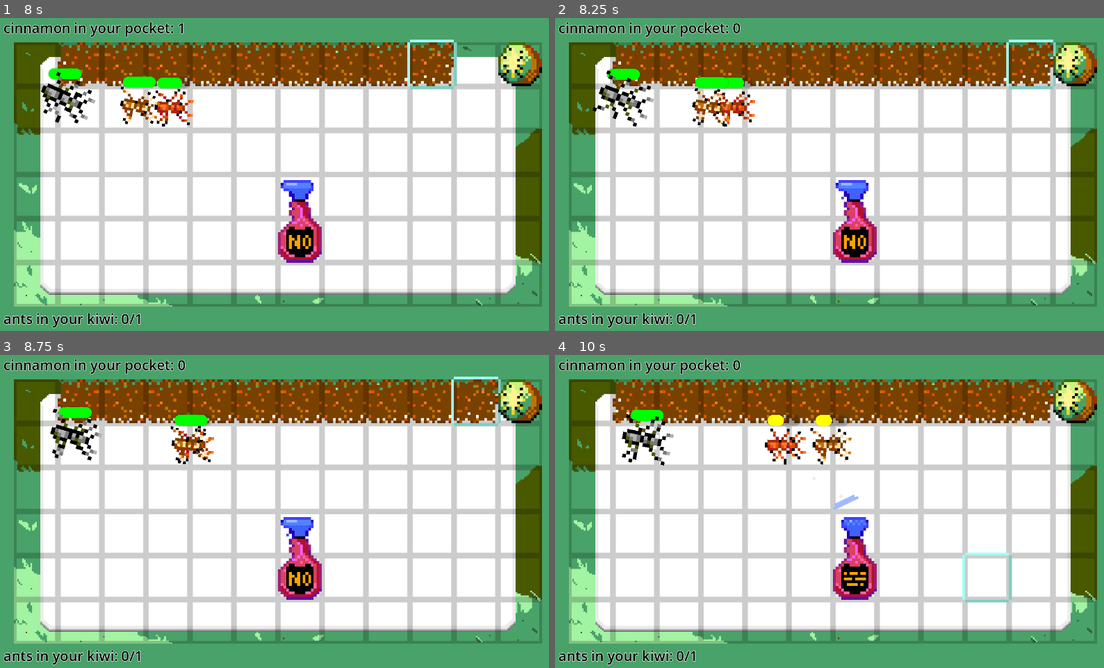
Above: before the commit, frames 1-4 (two rows, left to right).
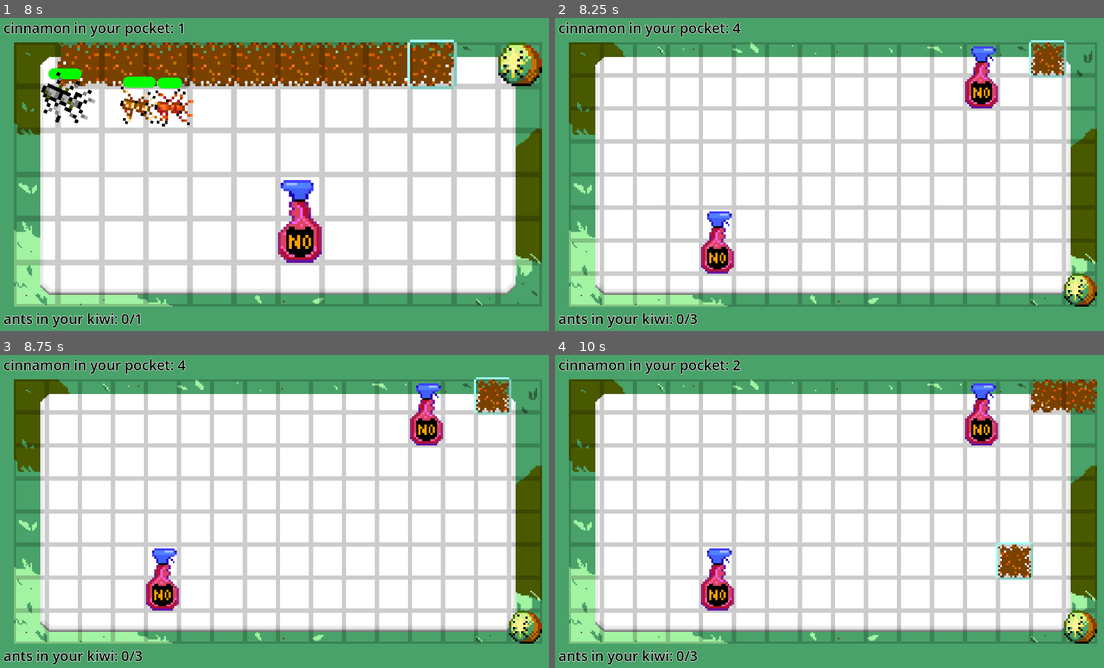
Above: after the commit, the same moments.

Repository: pmaitland/GGJ2026
Game: Godot game, scene res://scenes/main.tscn
The game is run twice, just before and just after one commit, with the same random seed, the same clock (stepped at 60 frames per second) and the same inputs.
Inputs (mouse positions are in pixels of both pictures, inside the frame that each line leads up to):
- Up to frame 1 (8 s): tap Enter at 0.5, 2 s; move the mouse to (38, 64) at 0.52 s; click (38, 64) at 0.67 s; tap Space at 1.25 s; move the mouse to (82, 64) at 1.27 s; click (82, 64) at 1.42 s; move the mouse to (126, 64) at 2.02 s; click (126, 64) at 2.17 s; move the mouse to (170, 64) at 2.77 s; click (170, 64) at 2.92 s; move the mouse to (214, 64) at 3.52 s; click (214, 64) at 3.67 s; move the mouse to (258, 64) at 4.27 s; click (258, 64) at 4.42 s; move the mouse to (301, 64) at 5.02 s; click (301, 64) at 5.17 s; move the mouse to (345, 64) at 5.77 s; click (345, 64) at 5.92 s; move the mouse to (389, 64) at 6.52 s; click (389, 64) at 6.67 s; move the mouse to (433, 64) at 7.27 s; click (433, 64) at 7.42 s
- Up to frame 2 (8.25 s): move the mouse to (1032, 64) at 8.02 s; click (1032, 64) at 8.17 s
- Up to frame 3 (8.75 s): no input
- Up to frame 4 (10 s): move the mouse to (1076, 401) at 8.77 s; click (1076, 401) at 8.92 s; move the mouse to (999, 558) at 9.52 s; click (999, 558) at 9.67 s

Frame 1 is identical in both runs. In frame 2, 37% of the frame differs, in the area x 2-99%, y 1-98%; in frame 3, 37%; in frame 4, 38%.
Error after the commit: Invalid call. Nonexistent function 'is_dead' in base 'Nil'. (res://scripts/grid.gd:85)

Commit message:
fix dead ants

Diff:
--- a/mask/scripts/ant.gd
+++ b/mask/scripts/ant.gd
@@ -74,7 +74,17 @@
 
 func die():
 	dead = true
-	collision.disabled = true
+	set_collision_layer_value(1, false)
+
 	print('Dead!')
 	animation.play("death_" + animation.animation)
+	health_bar.visible = false
+
 	await get_tree().create_timer(1).timeout
+	animation.modulate = Color(1, 1, 1, 0.9)
+	await get_tree().create_timer(1).timeout
+	animation.modulate = Color(1, 1, 1, 0.8)
+	await get_tree().create_timer(1).timeout
+	animation.modulate = Color(1, 1, 1, 0.6)
+	await get_tree().create_timer(1).timeout
+	animation.modulate = Color(1, 1, 1, 0.4)
--- a/mask/scripts/grid.gd
+++ b/mask/scripts/grid.gd
@@ -77,7 +77,12 @@
 
 func is_ants_remaining() -> bool:
 	for child in get_children():
-		if child is Ant or child.name.to_lower().contains("ant"):
+		var ant
+		if child is Ant:
+			ant = child
+		elif child.name.to_lower().contains("ant"):
+			ant = child.get_child(0)
+		if not ant.is_dead():
 			return true
 	return false
 
--- a/mask/scripts/tower.gd
+++ b/mask/scripts/tower.gd
@@ -60,5 +60,5 @@
 
 
 func _on_attack_area_body_entered(body: Node2D) -> void:
-	if body is Ant:
+	if body is Ant and not body.is_dead():
 		(body as Ant).apply_damage(damage)
